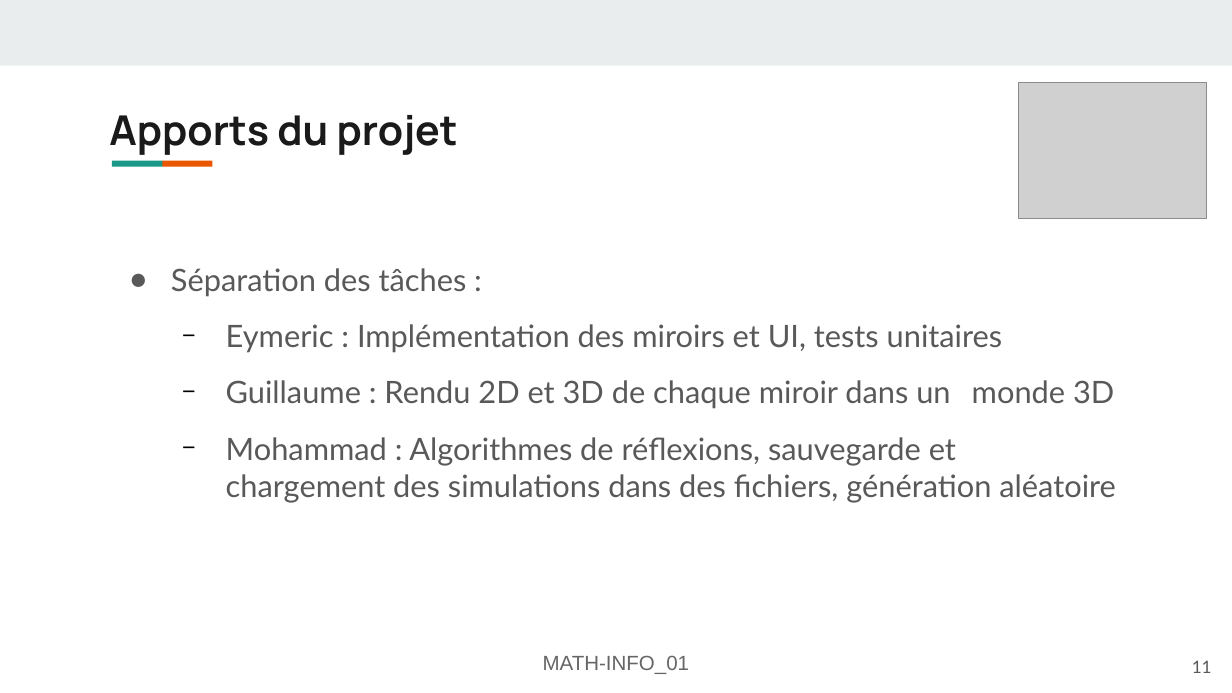
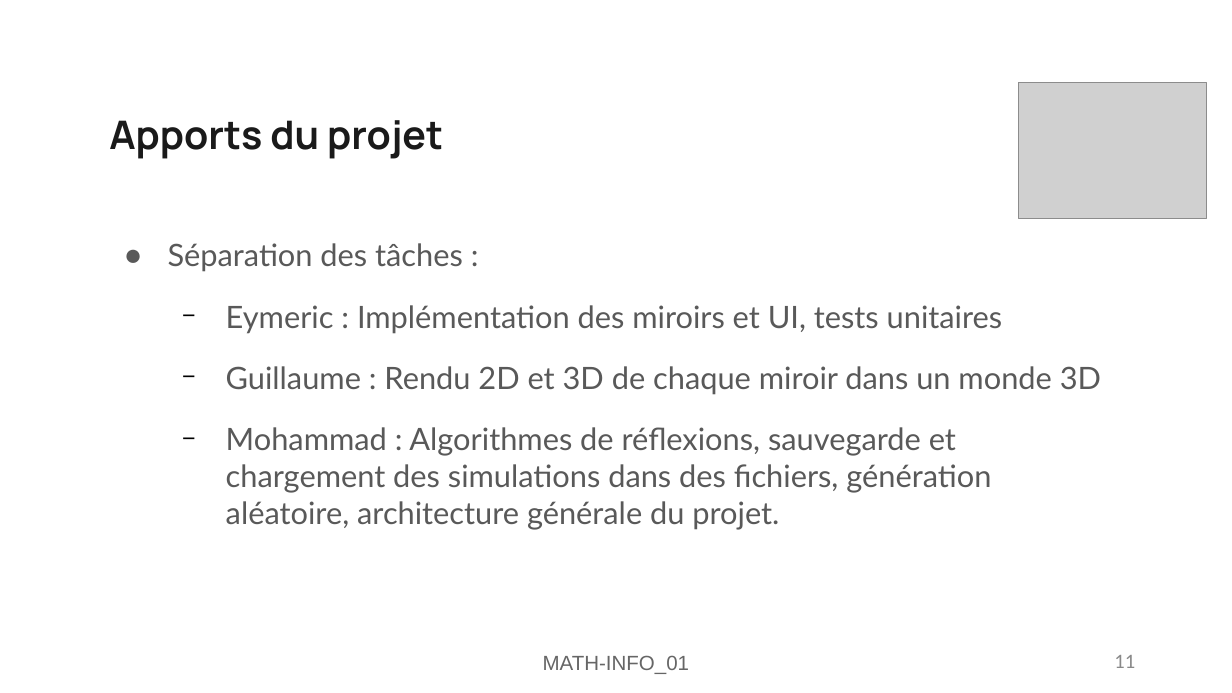
Before and after one commit to FlashOnFire/MirrorVerse, a slide deck: slide 11 of project_managment/pres2/MATH-INFO_01-Présentation-mirror-verse.odp. Drawn at 1232x693 pixels with LibreOffice and Linux fonts; fonts in the diff are those of the drawing; grey boxes stand for pictures. Boxes give left, top, right and bottom in pixels: in the first picture for what was removed or moved away, otherwise in the second. Text is boxed around its words. In the diff, an @@ line names an element or a change of style, - is before the commit and + after.

```diff
--- a/project_managment/pres2/MATH-INFO_01-Présentation-mirror-verse.odp
+++ b/project_managment/pres2/MATH-INFO_01-Présentation-mirror-verse.odp
@@ rectangle removed at (0,0,1232,65) @@
@@ title "Apports du projet" at (109,120,443,159): size 24.1 to 23 pt; line spacing 0.9 to 1 @@
@@ rectangle removed at (112,160,163,166) @@
@@ rectangle removed at (161,160,212,166) @@
@@ text "Séparation des tâches :": place and size @@
-text "Séparation des tâches :" at (171,268,1116,503)
+text "Séparation des tâches :" at (168,243,1101,530)
@@ text at (168,243,1101,395): indent changed; more space between paragraphs @@
@@ text at (226,427,991,530): text changed @@
-  − Mohammad : Algorithmes de réflexions, sauvegarde et chargement des simulations dans des fichiers, génération aléatoire
+  − Mohammad : Algorithmes de réflexions, sauvegarde et chargement des simulations dans des fichiers, génération aléatoire, architecture générale du projet.
@@ page number: place and size @@
-page number at (1192,660,1212,673)
+page number at (1114,655,1135,668)
@@ page number at (1114,655,1135,668): size 10 to 12 pt, font Lato to Calibri, text colour #595959 to #898989 @@
```
Also in this commit, not shown: 11 other slides changed, 5 other files.
